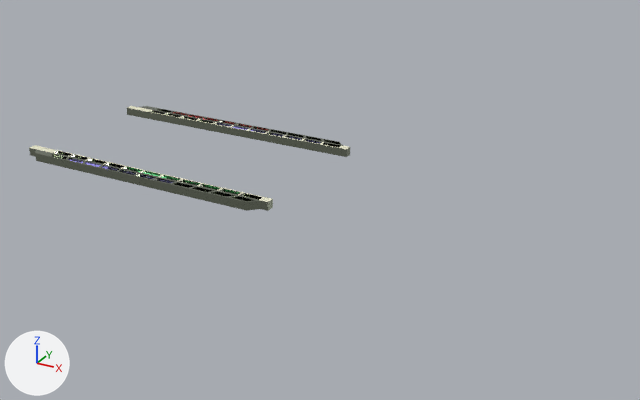
Renders of the Blender file resources/blender/modules.blend from each side of a commit.
Rendered twice from a 50 mm camera at (62.7, -81.2, 37.4) aimed at (18.0, 0.0, -3.2). Arrows for +X, +Y and +Z are at lower left; the lights stay in place. The same objects are shown in both versions, whatever each file hides.
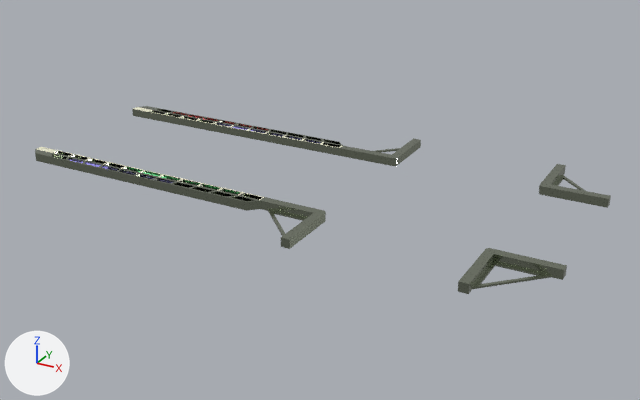
Boxes (x1, y1, x2, y2) around the edits, measured in the pictures (640 x 400 px):
'Cube.003', added
    after: (458, 248, 567, 294)
'Cube', added
    after: (260, 197, 326, 249)
'Cube.002', added
    after: (539, 164, 611, 208)
'Cube.001', added
    after: (339, 138, 421, 166)
part 1 of me_plane_016, cut back
    before: (127, 106, 136, 116)
part 2 of me_plane_016, cut back
    before: (339, 146, 350, 157)

The change, as a diff of the scene's bpy script:
```diff
--- a/resources/blender/modules.blend.py
+++ b/resources/blender/modules.blend.py
@@ me_plane_016 @@
 me_plane_016.from_pydata(...)  # 274 vertices, 272 faces; spans x -2.0..32.0, y -1.0..1.0, z -1.0..0.0
 # used by ob_plane_016; location = (-15.0, 9.5, 0.0); scale = (1.0, -1.0, 1.0)
 # verts and faces of me_plane_016; kept vertices keep their numbers, new ones are numbered from 274
 # before: 2 (-1.0, 1.0, 0.0) at pixel (132, 108), 4 (-1.0, 0.0, 0.0) at pixel (137, 106), 8 (-1.0, 1.0, -1.0) at pixel (132, 115), 10 (-1.0, 0.0, -1.0), 16 (-2.0, 1.0, 0.0) at pixel (126, 107)
 # before: 17 (-2.0, 0.0, 0.0) at pixel (131, 105), 18 (-2.0, 1.0, -1.0) at pixel (127, 114), 19 (-2.0, 0.0, -1.0)
 # before: 3 (31.0, 1.0, 0.0) at pixel (339, 148), 5 (31.0, 0.0, 0.0) at pixel (343, 145), 9 (31.0, 1.0, -1.0) at pixel (339, 155), 11 (31.0, 0.0, -1.0), 12 (32.0, 0.0, 0.0) at pixel (350, 146)
 # before: 13 (32.0, 1.0, 0.0) at pixel (346, 149), 14 (32.0, 0.0, -1.0) at pixel (350, 154), 15 (32.0, 1.0, -1.0) at pixel (346, 157)
+# me_plane_016 part 1
+delete_vertices([*range(16, 20)])  # with the faces that use them
+faces += [(2, 8, 10, 4)]  # mat_mainyellowish (white #e7e6cc)
+# me_plane_016 part 2
+delete_vertices([*range(12, 16)])  # with the faces that use them
+faces += [(3, 5, 11, 9)]  # mat_mainyellowish (white #e7e6cc)
 me_plane_016.materials.append(mat_darkyellowish)
@@ me_cube_003 @@
+me_cube_003.from_pydata(...)  # 50 vertices, 52 faces; spans x -1.0..6.5, y -6.5..1.0, z -1.0..0.0
+me_cube_003.materials.append(mat_darkyellowish)  # grey #9aa18f
@@ ob_cube_003 @@
+ob_cube_003 = bpy.data.objects.new('Cube.003', me_cube_003)
+ob_cube_003.location = (41.5, -15.0, 0.0)
+ob_cube_003.rotation_euler = (0.0, 0.0, 1.571)  # degrees (0, 0, 90)
@@ ob_cube_002 @@
+ob_cube_002 = bpy.data.objects.new('Cube.002', me_cube_003.copy())
+ob_cube_002.location = (47.0, 9.5, 0.0)
+ob_cube_002.rotation_euler = (0.0, 0.0, 3.142)  # degrees (0, 0, 180)
@@ ob_cube_001 @@
+ob_cube_001 = bpy.data.objects.new('Cube.001', me_cube_003.copy())
+ob_cube_001.location = (22.5, 15.0, 0.0)
+ob_cube_001.rotation_euler = (0.0, 0.0, -1.571)  # degrees (0, 0, -90)
@@ ob_cube @@
+ob_cube = bpy.data.objects.new('Cube', me_cube_003.copy())
+ob_cube.location = (17.0, -9.5, 0.0)
```
